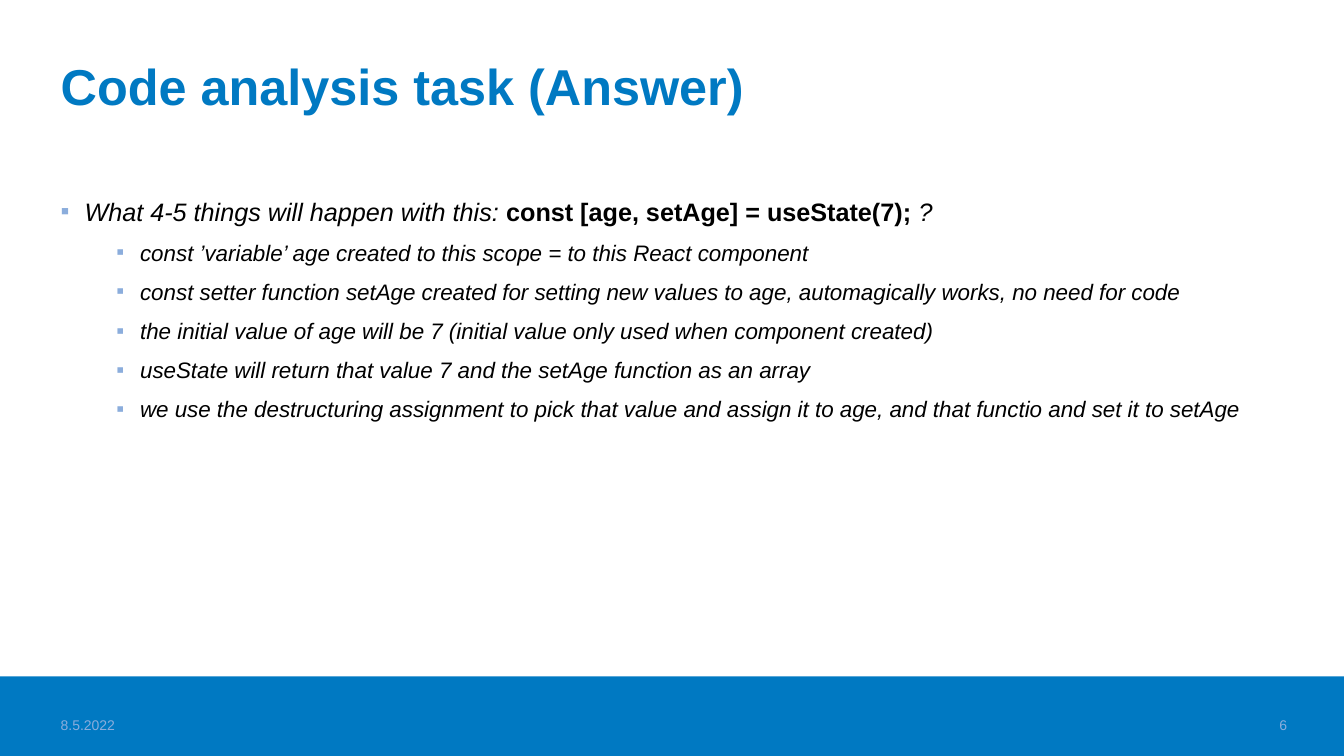
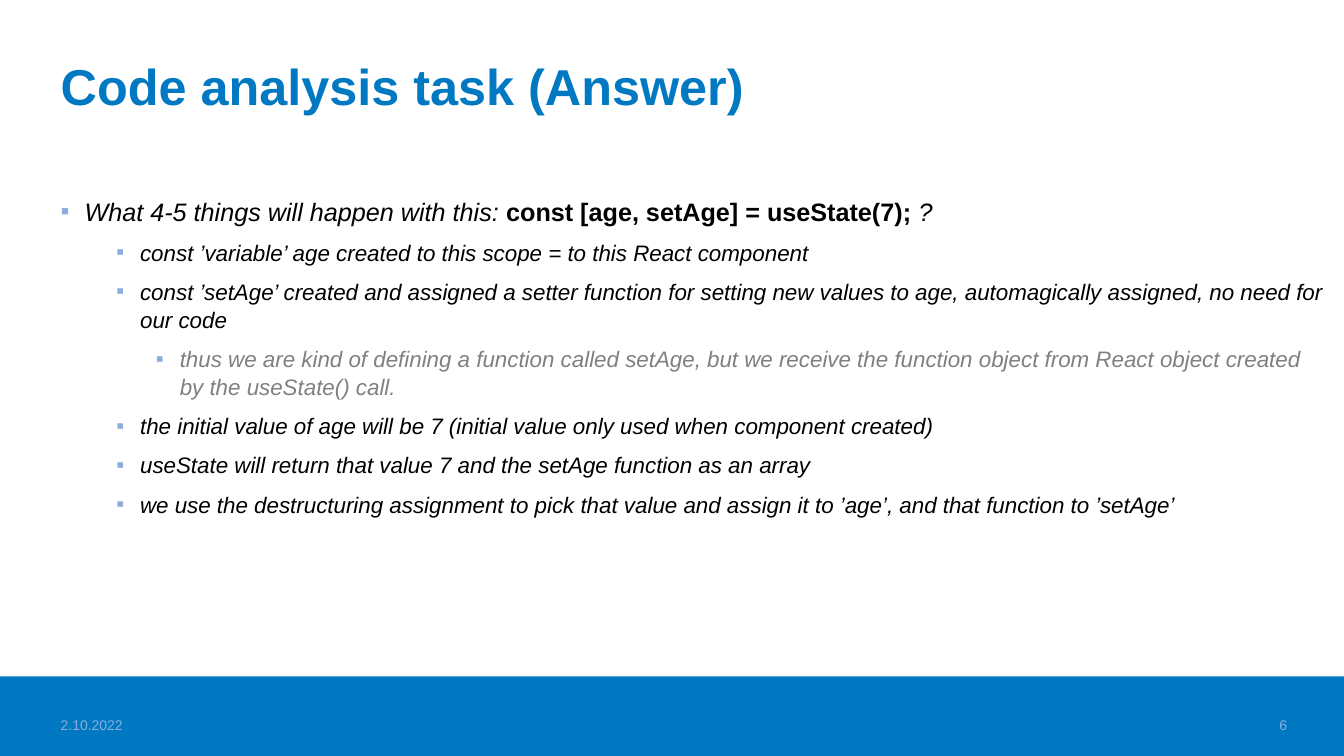
Before and after one commit to valju/docs_frontend_design, a slide deck: slide 6 of FrontendStuff_ForExam.pptx. Drawn at 1344x756 pixels with LibreOffice and Linux fonts; fonts in the diff are those of the drawing; background and template pictures are left out. Boxes give left, top, right and bottom in pixels: in the first picture for what was removed or moved away, otherwise in the second. Text is boxed around its words. In the diff, an @@ line names an element or a change of style, - is before the commit and + after.

```diff
--- a/FrontendStuff_ForExam.pptx
+++ b/FrontendStuff_ForExam.pptx
@@ text at [140, 283, 1322, 400]: text changed; text colour #000000 to #808080 @@
-  ▪ const setter function setAge created for setting new values to age, automagically works, no need for code
+  ▪ const ’setAge’ created and assigned a setter function for setting new values to age, automagically assigned, no need for our code
+    ▪ thus we are kind of defining a function called setAge, but we receive the function object from React object created by the useState() call.
@@ text at [140, 496, 1174, 518]: text changed @@
-  ▪ we use the destructuring assignment to pick that value and assign it to age, and that functio and set it to setAge
+  ▪ we use the destructuring assignment to pick that value and assign it to ’age’, and that function to ’setAge’
@@ text at [61, 720, 123, 730]: text changed @@
-8.5.2022
+2.10.2022
```
Also in this commit, not shown: 18 other slides changed, 1 slide added, 19 other files.
